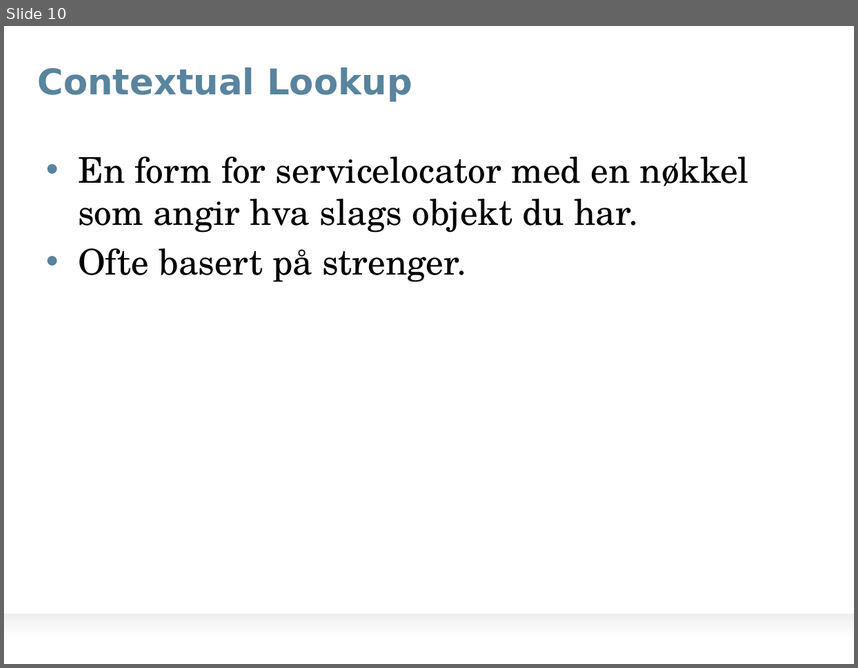
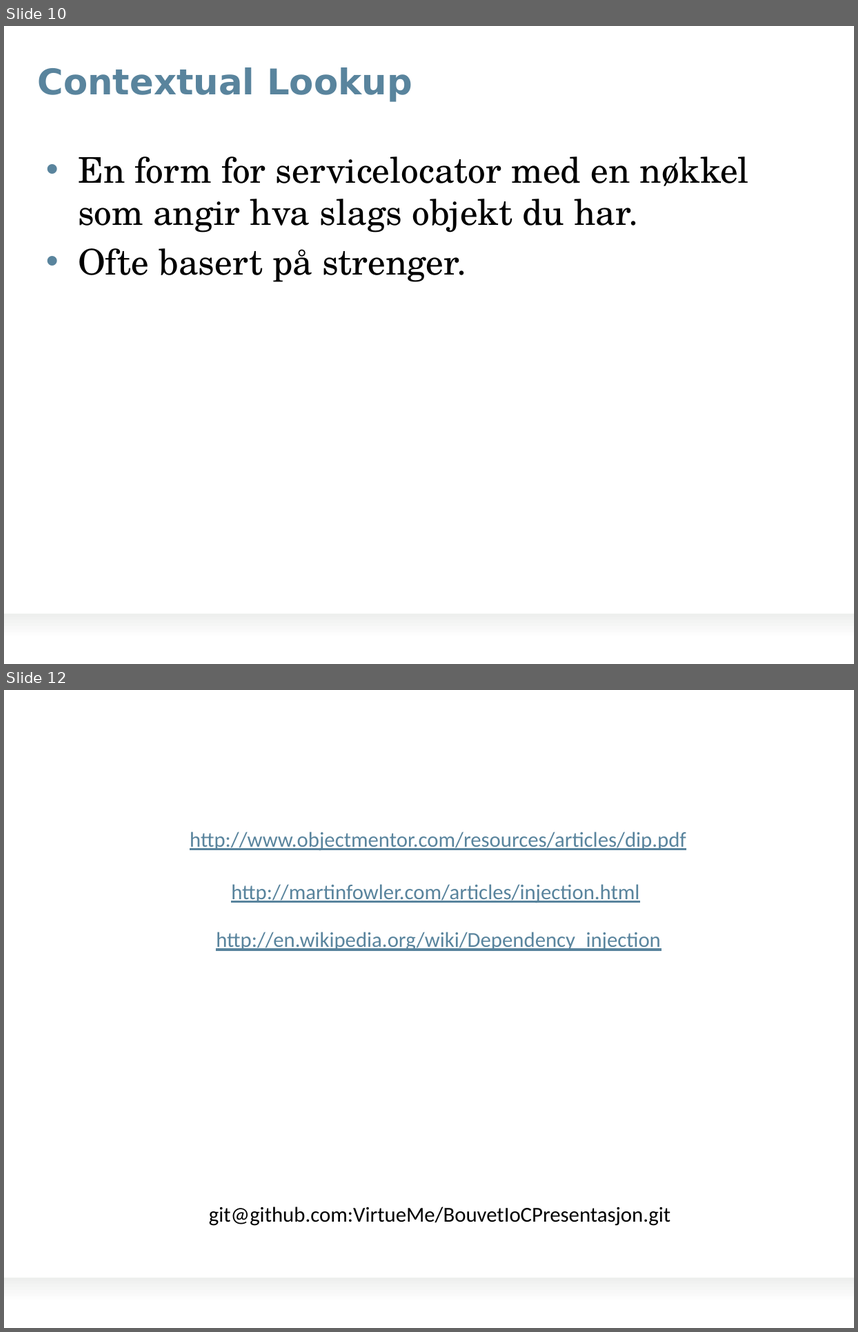
Before and after one commit to VirtueMe/BouvetIoCPresentasjon, a slide deck: Foredrag Bouvet - Inversion of Control.pptx. Shown one above the other, each under a label of ours: slide 10 before the commit, slides 10 and 12 after it; the slides between them are not shown. The pictures are 858x668 and 858x1332 pixels, drawn with LibreOffice and Linux fonts; fonts in the diff are those of the drawing; background and template pictures are left out. Boxes give left, top, right and bottom in pixels: in the first picture for what was removed or moved away, otherwise in the second. Text is boxed around its words. In the diff, an @@ line names an element or a change of style, - is before the commit and + after.

```diff
--- a/Foredrag Bouvet - Inversion of Control.pptx
+++ b/Foredrag Bouvet - Inversion of Control.pptx
@@ slide 12 added at <box>4,690,854,1328</box>, background #FFFFFF; not listed: 1 template element that a slide beside it also shows @@
@@ text added at <box>190,831,686,851</box>, 18 pt, text #59849D, underline @@
+http://www.objectmentor.com/resources/articles/dip.pdf
@@ text added at <box>231,884,639,903</box>, 18 pt, text #59849D, underline @@
+http://martinfowler.com/articles/injection.html
@@ text added at <box>216,931,661,951</box>, 18 pt, text #59849D, underline @@
+http://en.wikipedia.org/wiki/Dependency_injection
@@ text added at <box>209,1206,671,1225</box>, 18 pt, text #000000 @@
+git@github.com:VirtueMe/BouvetIoCPresentasjon.git
```
Also in this commit, not shown: 1 slide changed.
